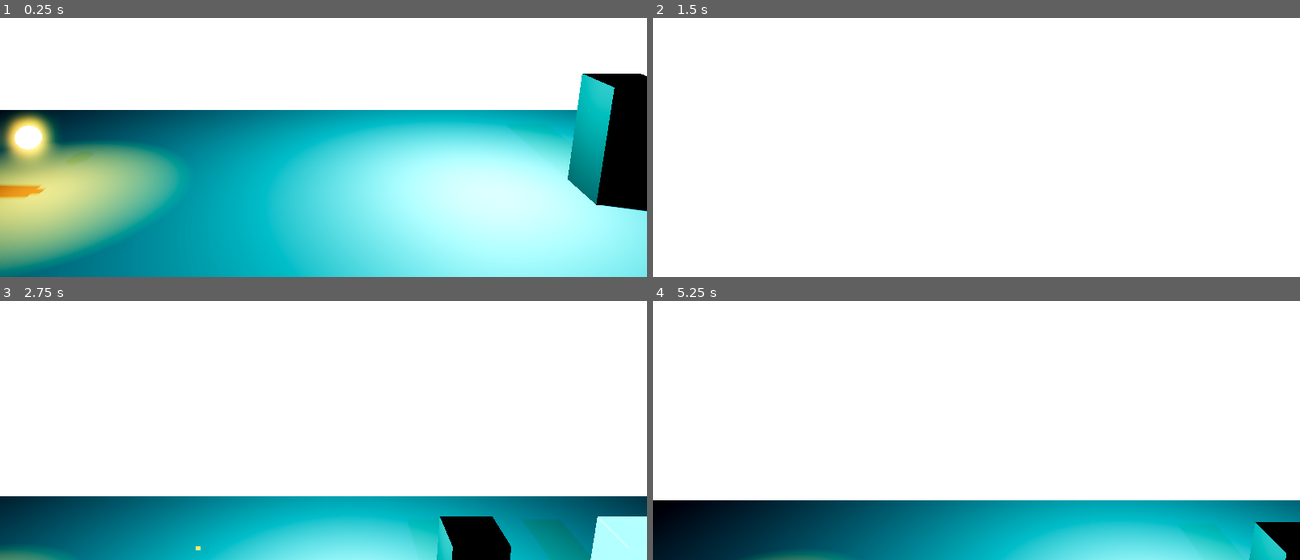
Above: before the commit, frames 1-4 (two rows, left to right).
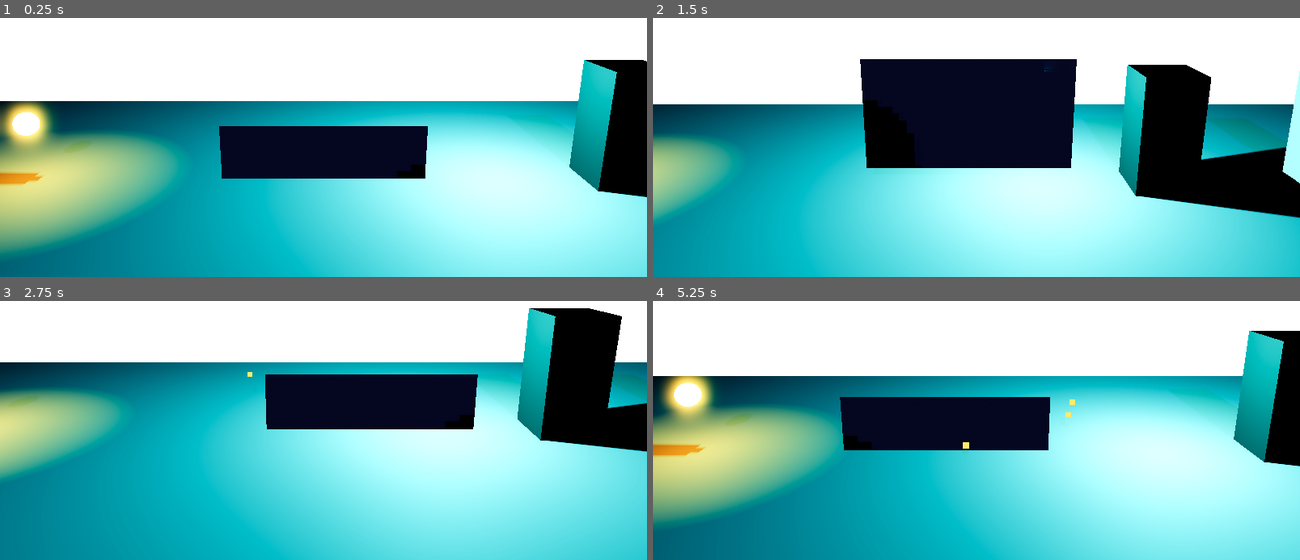
Above: after the commit, the same moments.

Repository: Chucotka/Skeleton-City-Cyber-Rebirth
Game: Godot game, scene res://scenes/levels/prologue_lab.tscn
The game is run twice, just before and just after one commit, with the same random seed, the same clock (stepped at 60 frames per second) and the same inputs.
Inputs (mouse positions are in pixels of both pictures, inside the frame that each line leads up to):
- Up to frame 1 (0.25 s): no input
- Up to frame 2 (1.5 s): tap Enter (ui_accept) at 0.5 s; move the mouse to (1118, 77) at 0.52 s; hold D (move_right) 0.53-1.28 s; click (1118, 77) at 0.6 s; tap Space (jump) at 0.77, 0.8, 1.07, 1.35 s; move the mouse to (847, 113) at 1.27 s; hold A (move_left) from 1.28 s (still down)
- Up to frame 3 (2.75 s): tap Space (jump) at 1.52, 1.82, 2.3 s; click (194, 396) at 1.55 s; move the mouse to (outside the picture) at 2.02 s; release A (move_left) at 2.03 s; hold D (move_right) from 2.03 s (still down); click (outside the picture) at 2.1 s
- Up to frame 4 (5.25 s): move the mouse to (944, 451) at 2.77 s; tap E (interact) at 2.85 s; tap Space (jump) at 3.02, 3.32, 3.77, 3.8, 4.07, 4.35, 4.52, 4.82 s; click (944, 451) at 3.05 s; move the mouse to (1170, 433) at 3.52 s; release D (move_right) at 3.53 s; hold A (move_left) from 3.53 s (still down); click (1170, 433) at 3.6 s; move the mouse to (782, 324) at 4.27 s; click (782, 324) at 4.55 s; move the mouse to (1008, 378) at 5.02 s; click (1008, 378) at 5.1 s

The runs differ from the first frame. In frame 1, 25% of the frame differs, in the area x 0-100%, y 16-100%; in frame 2, 74%; in frame 3, 76%, in the area x 0-100%, y 2-100%; in frame 4, 70%.

Commit message:
feat: implement HD-2D character controller and scene setup
- Implemented heavy, snappy, agile physics for the Cyber-Skeleton.
- Added axis-locking logic to strictly maintain the 2D plane.
- Configured Sprite3D with Y-billboarding for the HD-2D perspective.
- Integrated AnimationPlayer hooks for frame-based animations and neon effects.
- Updated the prologue lab scene with the configured player and animation system.
- Documented the technical strategy in docs/controller_strategy.md.

Co-authored-by: Chucotka <196717376+Chucotka@users.noreply.github.com>

Diff:
--- a/scenes/levels/prologue_lab.tscn
+++ b/scenes/levels/prologue_lab.tscn
@@ -12,6 +12,7 @@
 [ext_resource type="Script" path="res://scripts/environment/hacking_terminal.gd" id="10_hack_term"]
 [ext_resource type="Script" path="res://scripts/environment/door.gd" id="11_door"]
 [ext_resource type="Script" path="res://scripts/systems/camera_follow.gd" id="12_cam"]
+[ext_resource type="Texture2D" path="res://assets/sprites/skeleton.png" id="13_skeleton"]
 
 [sub_resource type="CapsuleShape3D" id="CapsuleShape3D_1"]
 radius = 0.5
@@ -65,6 +66,11 @@
 billboard = 2
 shaded = true
 alpha_cut = 1
+texture = ExtResource("13_skeleton")
+hframes = 8
+vframes = 8
+
+[node name="AnimationPlayer" type="AnimationPlayer" parent="Player"]
 
 [node name="InteractionRay" type="RayCast3D" parent="Player"]
 target_position = Vector3(2, 0, 0)
--- a/scripts/player/player_controller.gd
+++ b/scripts/player/player_controller.gd
@@ -12,10 +12,11 @@
 
 # --- Export Variables ---
 @export_group("Movement Parameters")
-@export var speed: float = 8.0
-@export var acceleration: float = 40.0
-@export var friction: float = 30.0
-@export var jump_velocity: float = 12.0
+@export var speed: float = 7.0
+@export var acceleration: float = 100.0
+@export var friction: float = 80.0
+@export var jump_velocity: float = 11.0
+@export var gravity: float = 30.0
 
 @export_group("Combat & Interaction")
 @export var attack_duration: float = 0.4
@@ -23,17 +24,18 @@
 
 @export_group("Node References")
 @export var sprite_path: NodePath = "Sprite3D"
+@export var animation_player_path: NodePath = "AnimationPlayer"
 @export var ray_path: NodePath = "InteractionRay"
 @export var hitbox_path: NodePath = "Hitbox3D"
 
 # --- Onready Variables ---
 @onready var sprite: Sprite3D = get_node_or_null(sprite_path)
+@onready var anim_player: AnimationPlayer = get_node_or_null(animation_player_path)
 @onready var interaction_ray: RayCast3D = get_node_or_null(ray_path)
 @onready var hitbox: Hitbox3D = get_node_or_null(hitbox_path)
 @onready var interaction_prompt: Control = get_node_or_null("UI/InteractionPrompt")
 
 # --- Internal Variables ---
-var gravity: float = ProjectSettings.get_setting("physics/3d/default_gravity")
 var current_state: State = State.IDLE
 var attack_timer: float = 0.0
 
@@ -57,13 +59,14 @@
 		_:
 			_handle_movement_state(delta)
 
-	# Enforce 2D plane safety
+	# Enforce 2D plane safety (Z-Lock)
 	velocity.z = 0
 	global_position.z = 0
 
 	move_and_slide()
 
 	_update_interactions()
+	_update_animation()
 
 # --- Internal Methods ---
 
@@ -135,6 +138,27 @@
 	current_state = new_state
 	state_changed.emit(current_state)
 
+func _update_animation() -> void:
+	if not anim_player:
+		return
+
+	match current_state:
+		State.IDLE:
+			anim_player.play("idle")
+		State.MOVE:
+			anim_player.play("run")
+		State.JUMP:
+			if velocity.y > 0:
+				anim_player.play("jump")
+			else:
+				anim_player.play("fall")
+		State.ATTACK:
+			anim_player.play("attack")
+		State.HURT:
+			anim_player.play("hurt")
+		State.DEAD:
+			anim_player.play("dead")
+
 func _update_interactions() -> void:
 	if not interaction_ray:
 		return
Binary file added: assets/sprites/skeleton.png
Not shown, added: docs/controller_strategy.md
